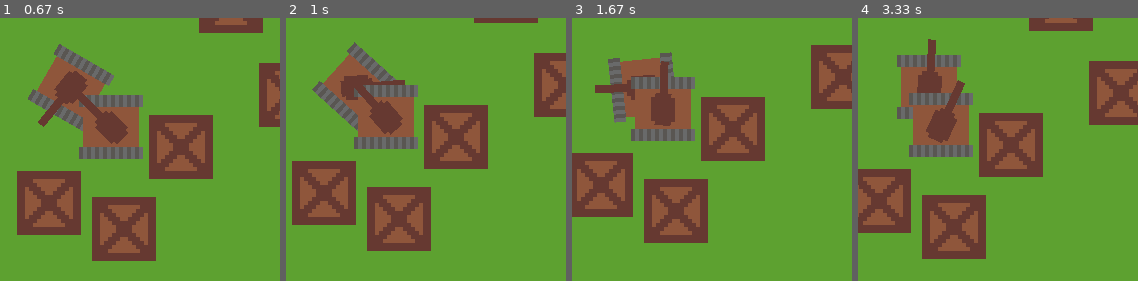
Above: before the commit, frames 1-4 (left to right).
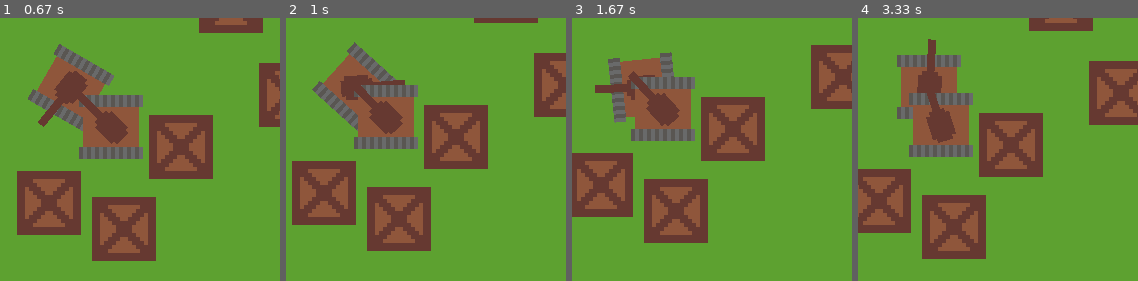
Above: after the commit, the same moments.

Repository: f1rsov08/PyGameProject
Game: pygame game, started from main.py
The game is run twice, just before and just after one commit, with the same random seed, the same clock (stepped at 60 frames per second) and the same inputs.
Inputs (mouse positions are % of the whole screen's width and height, from its top left):
- Up to frame 1 (0.67 s): hold D from 0.33 s (still down); move the mouse to (50, 62) at 0.37 s
- Up to frame 2 (1 s): release D at 0.8 s; hold W from 0.83 s (still down); move the mouse to (88, 54) at 0.87 s
- Up to frame 3 (1.67 s): release W at 1.13 s; hold D 1.17-1.63 s; move the mouse to (28, 58) at 1.2 s
- Up to frame 4 (3.33 s): hold A 1.67-2.2 s; move the mouse to (20, 40) at 1.7 s; hold S 2.23-2.53 s; move the mouse to (69, 17) at 2.27 s; hold A 2.57-2.97 s; move the mouse to (66, 67) at 2.6 s; hold W from 3 s (still down); move the mouse to (56, 19) at 3.03 s
The pictures show only the part of the screen within x 41-91%, y 44-94%; the shares and areas given below are measured in that part.

Frame 1 is identical in both runs. In frame 2, 0.1% of the frame differs, in the area x 24-42%, y 25-45%; in frame 3, 0.9%, in the area x 20-39%, y 16-42%; in frame 4, 0.8%.

Commit message:
Добавлена стрельба

Diff:
--- a/main.py
+++ b/main.py
@@ -8,6 +8,7 @@
 size = width, height = 600, 600
 screen = pygame.display.set_mode(size)
 all_sprites = pygame.sprite.Group()
+tanks = pygame.sprite.Group()
 
 
 def load_image(name, colorkey=None):
@@ -78,7 +79,7 @@
         Рисование объектов
         '''
         for obj in objs:
-            obj.draw(screen, self.x, self.y)
+            obj.draw(screen, self)
 
 
 class Entity(pygame.sprite.Sprite):
@@ -86,8 +87,8 @@
     Сущность
     '''
 
-    def __init__(self, x, y, direction=0, health=100):
-        super().__init__()
+    def __init__(self, x, y, direction=0, health=100, *groups):
+        super().__init__(all_sprites, *groups)
         # Положение в пространстве
         self.x, self.y = x, y
         self.direction = direction
@@ -107,7 +108,7 @@
     '''
 
     def __init__(self, x, y, direction=0, health=100, speed=1.5, ai='player'):
-        super().__init__(x, y, direction, health)
+        super().__init__(x, y, direction, health, tanks)
         # Загрузка изображений
         self.image_track = pygame.transform.scale(load_image("tank_track.png"), (128, 128))
         self.image_turret = pygame.transform.scale(load_image("tank_turret.png"), (128, 128))
@@ -131,17 +132,39 @@
         '''
         self.direction += angle
 
-    def draw(self, screen, camera_x, camera_y):
+    def draw(self, screen, camera):
         '''
         Рисование танка
         '''
         # Вычисляем координаты танка на экране при центре в (0, 0)
-        x = (camera_x - self.x) * -1
-        y = (camera_y - self.y) * -1
-        # Получаем координаты цели
-        target_x, target_y = self.get_target()
+        x = (camera.x - self.x) * -1
+        y = (camera.y - self.y) * -1
+        # Получаем направление к цели
+        target_angle = self.get_target(camera)
+        # Рисуем
+        blit_rotate(screen, self.image_track, (x + width // 2, y + height // 2), (64, 64),
+                    self.direction * -1)
+        blit_rotate(screen, self.image_turret, (x + width // 2, y + height // 2), (64, 64),
+                    target_angle * -1)
+
+    def get_target(self, camera=None):
+        '''
+        Получаем цель танка
+        '''
+        if self.ai == 'player':
+            # Если танком управляет игрок, то функция возвращает координаты мыши
+            x, y = pygame.mouse.get_pos()
+            target_x, target_y = x + camera.x - width // 2, y + camera.y - height // 2
+        elif self.ai == 'enemy':
+            # Если танком управляет враг, то функция возвращает координаты ближайшего игрока
+            target_x, target_y = \
+                sorted(filter(lambda sprite: type(sprite) is Tank and sprite.ai == 'player', all_sprites),
+                       key=lambda sprite: distance(self.x, self.y, sprite.x, sprite.y))[0].coords()
+        else:
+            # Если кто-то другой, то 0, 0
+            target_x, target_y = 0, 0
         # Вычисляем координаты цели относительно танка
-        target_x, target_y = target_x - x, target_y - y
+        target_x, target_y = target_x - self.x, target_y - self.y
         try:
             # Пробуем вычислить угол поворота башни танка
             target_angle = math.degrees(math.atan(target_y / target_x))
@@ -157,27 +180,16 @@
             # А если нам удалось вычислить угол, то поворачиваем его на 180 градусов, если цель с другой стороны
             if target_x < 0:
                 target_angle += 180
-        # Рисуем
-        blit_rotate(screen, self.image_track, (x + width // 2, y + height // 2), (64, 64),
-                    self.direction * -1)
-        blit_rotate(screen, self.image_turret, (x + width // 2, y + height // 2), (64, 64),
-                    target_angle * -1)
-
-    def get_target(self):
-        '''
-        Получаем цель танка
-        '''
-        if self.ai == 'player':
-            # Если танком управляет игрок, то функция возвращает координаты мыши
-            x, y = pygame.mouse.get_pos()
-            return x - width // 2, y - height // 2
-        elif self.ai == 'enemy':
-            # Если танком управляет враг, то функция возвращает координаты ближайшего игрока
-            return sorted(filter(lambda sprite: type(sprite) is Tank and sprite.ai == 'player', all_sprites),
-                          key=lambda sprite: distance(self.x, self.y, sprite.x, sprite.y))[0].coords()
-        else:
-            # Если кто-то другой, то 0, 0
-            return 0, 0
+        return target_angle
+
+    def shoot(self, camera=None):
+        all_sprites.add(Bullet(self.x,
+                               self.y, self.get_target(camera)))
+
+    def update(self):
+        if self.health <= 0:
+            all_sprites.remove(self)
+            tanks.remove(self)
 
 
 class Box(Entity):
@@ -186,19 +198,55 @@
     '''
 
     def __init__(self, x, y, direction=0):
-        super().__init__(x, y, direction, -1)
+        super().__init__(x, y, direction, 25)
         self.box = pygame.transform.scale(load_image("box.png"), (128, 128))
 
-    def draw(self, screen, camera_x, camera_y):
+    def draw(self, screen, camera):
         '''
         Рисование коробки
         '''
         # Вычисляем координаты коробки на экране при центре в (0, 0)
-        x = (camera_x - self.x) * -1
-        y = (camera_y - self.y) * -1
+        x = (camera.x - self.x) * -1
+        y = (camera.y - self.y) * -1
         # Рисуем
         blit_rotate(screen, self.box, (x + width // 2, y + height // 2), (64, 64),
                     self.direction * -1)
+
+    def update(self):
+        if self.health <= 0:
+            all_sprites.remove(self)
+
+
+class Bullet(Entity):
+    '''
+    Снаряд
+    '''
+
+    def __init__(self, x, y, direction=0):
+        super().__init__(x, y, direction, -1)
+        self.bullet = pygame.transform.scale(load_image("bullet.png", (255, 255, 255)), (64, 64))
+        self.distance = 0
+
+    def draw(self, screen, camera):
+        '''
+        Рисование снаряда
+        '''
+        # Вычисляем координаты снаряда на экране при центре в (0, 0)
+        x = (camera.x - self.x) * -1
+        y = (camera.y - self.y) * -1
+        # Рисуем
+        blit_rotate(screen, self.bullet, (x + width // 2, y + height // 2), (32, 32),
+                    self.direction * -1)
+
+    def update(self):
+        '''
+        Перемещение снаряда
+        '''
+        self.x += math.cos(math.radians(self.direction)) * 1.5
+        self.y += math.sin(math.radians(self.direction)) * 1.5
+        self.distance += 1.5
+        if self.distance > 300:
+            all_sprites.remove(self)
 
 
 if __name__ == '__main__':
@@ -209,16 +257,14 @@
         all_sprites.add(Box(random.randint(-300, 300), random.randint(-300, 300)))
 
     # Создаем танк игрока
-    tank = Tank(0, 0)
+    player = Tank(0, 0)
     # Создаем танк врага
     enemy_tank = Tank(40, 40, ai='enemy')
 
     # Создаем камеру
-    camera = Camera(0, 0, tank)
+    camera = Camera(0, 0, player)
 
     # Добавляем танки во группу спрайтов
-    all_sprites.add(tank)
-    all_sprites.add(enemy_tank)
 
     # Часы
     clock = pygame.time.Clock()
@@ -231,20 +277,23 @@
             # Если окно закрыли, то завершаем цикл
             if event.type == pygame.QUIT:
                 running = False
+            if event.type == pygame.MOUSEBUTTONDOWN:
+                player.shoot(camera)
 
         # Получаем кнопки, которые нажаты
         keys = pygame.key.get_pressed()
         # Управление на WASD
         if keys[pygame.K_w]:
-            tank.move()
+            player.move()
         if keys[pygame.K_s]:
-            tank.move(-1)
+            player.move(-1)
         if keys[pygame.K_a]:
-            tank.turn(-1.5)
+            player.turn(-1.5)
         if keys[pygame.K_d]:
-            tank.turn(1.5)
+            player.turn(1.5)
 
         # Обновляем камеру
+        all_sprites.update()
         camera.update()
 
         # Рисуем все что надо
